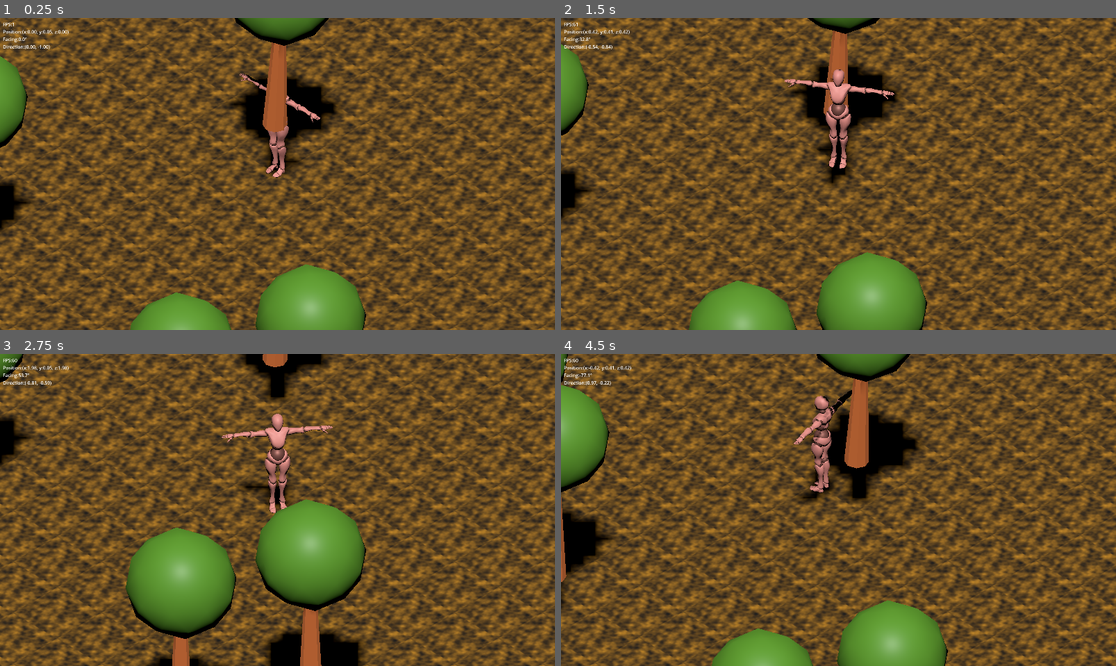
Above: before the commit, frames 1-4 (two rows, left to right).
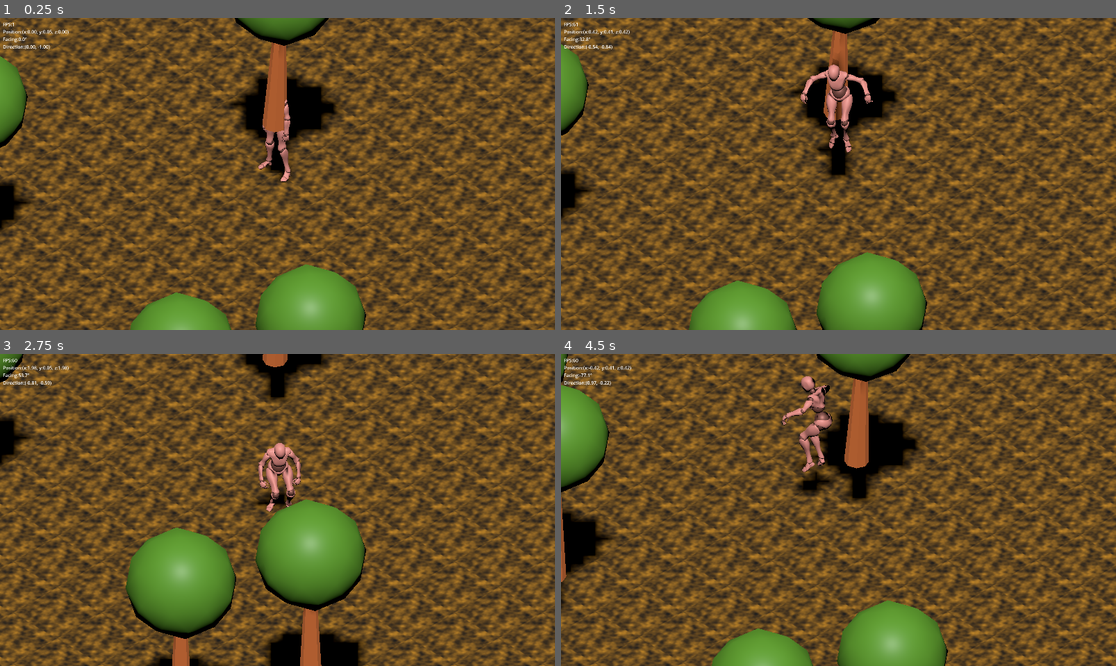
Above: after the commit, the same moments.

Repository: 75912001/sa
Game: Godot game, scene res://scenes/world.tscn
The game is run twice, just before and just after one commit, with the same random seed, the same clock (stepped at 60 frames per second) and the same inputs.
Inputs:
- Up to frame 1 (0.25 s): no input
- Up to frame 2 (1.5 s): hold D 0.53-1.28 s; hold Space 0.53-1.28 s; hold S from 1.28 s (still down); tap Space at 1.35 s
- Up to frame 3 (2.75 s): tap Space at 1.52, 1.82 s; release S at 2.03 s; hold D from 2.03 s (still down); hold Space from 2.03 s (still down)
- Up to frame 4 (4.5 s): release D at 2.78 s; release Space at 2.78 s; hold W 2.78-3.53 s; tap Space at 2.85, 3.02, 3.32, 4.35 s; hold Space 3.53-4.28 s; hold A from 3.53 s (still down)

The runs differ from the first frame. In frame 1, 0.8% of the frame differs, in the area x 43-58%, y 17-53%; in frame 2, 1.5%; in frame 3, 1.6%; in frame 4, 1.7%, in the area x 39-53%, y 7-48%.

Commit message:
[feat]创建

Diff:
--- a/scenes/player.tscn
+++ b/scenes/player.tscn
@@ -65,61 +65,8 @@
 [node name="XBot" parent="." instance=ExtResource("1_mdl7e")]
 
 [node name="GeneralSkeleton" parent="XBot/Skeleton" index="0"]
-bones/0/position = Vector3(-0.0009290811, 1.0282626, 0.01804159)
-bones/0/rotation = Quaternion(0.033326045, -0.0321754, -0.0024725932, 0.9989235)
-bones/1/rotation = Quaternion(0.0014833359, 0.0027333703, -8.3929066e-05, 0.99999523)
-bones/2/rotation = Quaternion(0.0044561177, 0.004854381, -0.001289199, 0.99997747)
-bones/3/rotation = Quaternion(0.004427508, 0.004865206, -0.0013451122, 0.9999775)
-bones/4/rotation = Quaternion(-0.10970956, -0.010113504, 0.024248075, 0.99361646)
-bones/5/rotation = Quaternion(0.08819627, 0.02949867, -0.020003507, 0.9954653)
-bones/7/rotation = Quaternion(0.46268868, -0.49389982, -0.61989737, -0.39712644)
-bones/8/rotation = Quaternion(-0.046379868, 0.83679336, -0.54529434, -0.016736502)
-bones/9/rotation = Quaternion(0.046454642, 0.7055791, -0.04645456, 0.7055792)
-bones/10/rotation = Quaternion(0.045131918, -0.76878136, 0.05384359, 0.6356408)
-bones/11/rotation = Quaternion(-0.18778744, -0.6198684, -0.09329677, 0.75617117)
-bones/12/rotation = Quaternion(0.17010668, -0.14983316, -0.008789899, 0.9739284)
-bones/13/rotation = Quaternion(0.030132435, -0.13945305, 0.13829413, 0.98006105)
 bones/14/scale = Vector3(1.0005782, 1.0004865, 1.0001515)
-bones/15/rotation = Quaternion(0.16407959, 0.0025497524, 0.028433885, 0.9860339)
-bones/16/rotation = Quaternion(0.2511803, 1.4901158e-08, 0.020461822, 0.967724)
-bones/17/rotation = Quaternion(0.13577507, 1.4901159e-08, 0.011060535, 0.990678)
-bones/19/rotation = Quaternion(0.18451107, 0.007982058, 0.009296326, 0.9827541)
-bones/20/rotation = Quaternion(0.31446388, 5.960463e-08, 0.025616998, 0.9489237)
-bones/21/rotation = Quaternion(0.24440143, 1.4901159e-08, 0.0199095, 0.9694698)
-bones/23/rotation = Quaternion(0.33001158, 0.015425799, 0.01924002, 0.9436548)
-bones/24/rotation = Quaternion(0.19604531, 7.45058e-08, 0.015970288, 0.9804649)
-bones/25/rotation = Quaternion(0.18328653, 1.4901159e-08, 0.014931021, 0.9829462)
-bones/27/rotation = Quaternion(0.33726254, 0.021876791, 0.0025877946, 0.9411528)
-bones/28/rotation = Quaternion(0.2560248, 8.940695e-08, 0.020856408, 0.96644527)
-bones/29/rotation = Quaternion(0.118037954, 1.4901159e-08, 0.009615599, 0.9929626)
-bones/31/rotation = Quaternion(0.4778961, 0.4913422, 0.59774065, -0.41581774)
-bones/32/rotation = Quaternion(0.09527561, 0.83484906, -0.5320495, -0.1042739)
-bones/33/rotation = Quaternion(0.07928023, -0.70264834, 0.07928011, 0.70264834)
-bones/34/rotation = Quaternion(0.06343936, 0.7162904, -0.041131336, 0.6936943)
-bones/35/rotation = Quaternion(-0.35921285, 0.6860165, 0.13372931, 0.61843675)
-bones/36/rotation = Quaternion(0.22757176, 0.14699312, 0.067938, 0.96020234)
-bones/37/rotation = Quaternion(-0.00954029, 0.042864054, -0.011727363, 0.9989666)
 bones/38/scale = Vector3(1.0005782, 1.0004864, 1.0001515)
-bones/39/rotation = Quaternion(0.20471533, -0.0041063577, -0.039175242, 0.9780287)
-bones/40/rotation = Quaternion(0.27402163, -4.7683716e-07, -0.028081179, 0.9613135)
-bones/41/rotation = Quaternion(0.16994074, -2.5331977e-07, -0.017415257, 0.9853004)
-bones/43/rotation = Quaternion(0.21771204, 0.004357725, -0.07900574, 0.9728004)
-bones/44/rotation = Quaternion(0.3565235, -4.4703484e-07, -0.03653589, 0.93357176)
-bones/45/rotation = Quaternion(0.20131637, -3.4272674e-07, -0.02063045, 0.9793091)
-bones/47/rotation = Quaternion(0.29736677, 0.0033942317, -0.07877914, 0.95150167)
-bones/48/rotation = Quaternion(0.30552614, -4.61936e-07, -0.031309783, 0.9516688)
-bones/49/rotation = Quaternion(0.21300009, -2.682209e-07, -0.021827906, 0.9768083)
-bones/51/rotation = Quaternion(0.38155368, -0.014223769, -0.114512414, 0.9171158)
-bones/52/rotation = Quaternion(0.23939137, -3.874302e-07, -0.024532467, 0.9706132)
-bones/53/rotation = Quaternion(0.08754003, -1.0430813e-07, -0.008970976, 0.9961207)
-bones/55/rotation = Quaternion(-0.08089838, 0.07576475, 0.9919286, 0.06158579)
-bones/56/rotation = Quaternion(0.024368415, 0.9986104, -0.04469099, 0.013653305)
-bones/57/rotation = Quaternion(0.057693984, 0.70611626, -0.7028493, -0.06382772)
-bones/58/rotation = Quaternion(4.5564262e-05, 0.9999936, -0.0017942789, -0.0031085215)
-bones/60/rotation = Quaternion(0.11478508, 0.070824735, 0.98816293, -0.07309197)
-bones/61/rotation = Quaternion(-0.021596687, 0.99671406, -0.06627216, 0.041263297)
-bones/62/rotation = Quaternion(-0.0561516, 0.69520295, -0.71388483, 0.06251599)
-bones/63/rotation = Quaternion(-2.636854e-05, 0.9999899, -0.002251685, 0.0039076097)
 
 [node name="AnimationPlayer" parent="XBot" index="1"]
 libraries = {
--- a/scripts/player.gd
+++ b/scripts/player.gd
@@ -61,7 +61,7 @@
 	# 跳跃：空格键（带蓄力延迟）
 	if Input.is_key_pressed(KEY_SPACE) and is_on_floor() and not jump_requested and not is_jumping:
 		jump_requested = true
-		play_anim("Jump")
+		play_anim("Unarmed_Jump")
 		# 等待下蹲动画后再施加跳跃力
 		await get_tree().create_timer(JUMP_SQUAT_TIME).timeout
 		if jump_requested: # 确保还在跳跃状态
@@ -84,8 +84,8 @@
 	var horizontal_speed := Vector2(velocity.x, velocity.z).length()
 
 	if jump_requested or is_jumping or not is_on_floor():
-		play_anim("Jump")
+		play_anim("Unarmed_Jump")
 	elif horizontal_speed > 0.1: # 如果在水平移动
-		play_anim("Walking")
+		play_anim("Unarmed_Walking")
 	else:
-		play_anim("Idle")
+		play_anim("Unarmed_Idle")
Not shown: 1 places in scenes/player.tscn that only renumber resources
